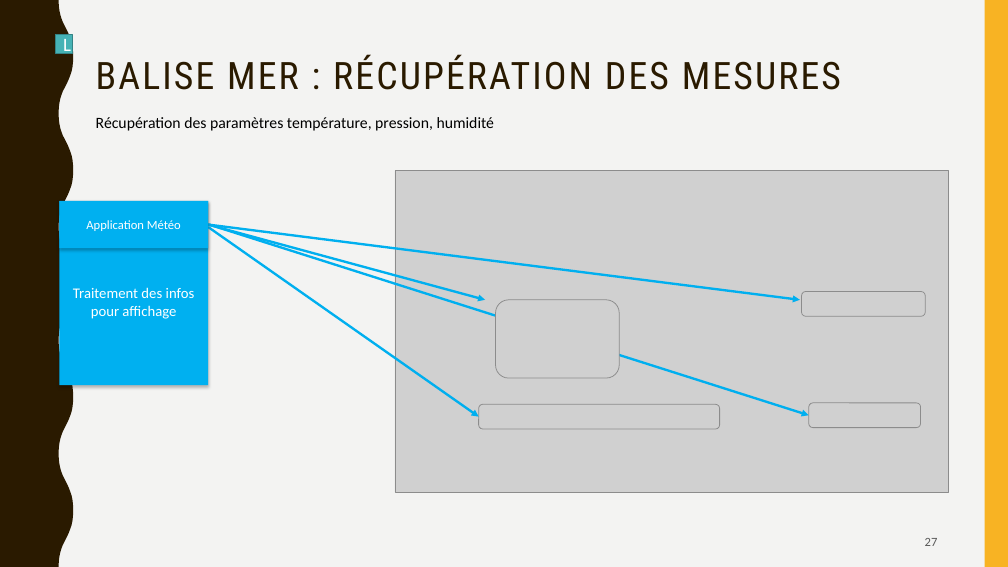
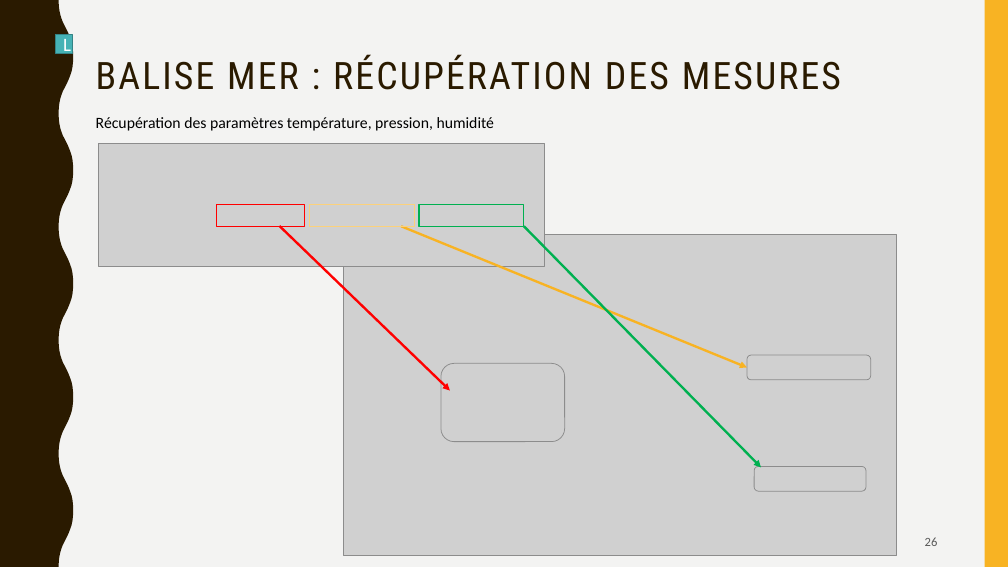
Before and after one commit to aiekick/ProjectStationMeteo, a slide deck: slide 26 of doc/StationMeteo_Soutenance_Stephane.pptx (slide 27 before the commit). Drawn at 1008x567 pixels with LibreOffice and Linux fonts; fonts in the diff are those of the drawing; grey boxes stand for pictures. Boxes give left, top, right and bottom in pixels: in the first picture for what was removed or moved away, otherwise in the second. Text is boxed around its words. In the diff, an @@ line names an element or a change of style, - is before the commit and + after.

```diff
--- a/doc/StationMeteo_Soutenance_Stephane.pptx
+++ b/doc/StationMeteo_Soutenance_Stephane.pptx
@@ picture added at [99, 144, 545, 267] @@
@@ rectangle removed at [59, 201, 208, 248] @@
-Application Météo
@@ rectangle removed at [60, 201, 209, 386] @@
-Traitement des infos pour affichage
@@ rectangle added at [216, 205, 305, 227], outline #FF0000 1 pt @@
@@ rectangle added at [309, 205, 414, 227], outline #FBD17B 1 pt @@
@@ rectangle added at [419, 205, 524, 227], outline #00B050 1 pt @@
@@ arrow removed from (208, 225) to (800, 300) @@
@@ arrow removed from (209, 225) to (809, 415) @@
@@ arrow moved from (208, 227) - (479, 417) to (280, 226) - (450, 391) @@
@@ arrow (280, 226) - (450, 391): stroke #00AFEF 2.25 pt to #FF0000 2.25 pt @@
@@ picture: place and size @@
-picture at [395, 171, 948, 492]
+picture at [343, 234, 897, 556]
@@ arrow moved from (208, 225) - (485, 300) to (402, 226) - (747, 368) @@
@@ arrow (402, 226) - (747, 368): stroke #00AFEF 2.25 pt to #F8B323 2.25 pt @@
@@ arrow added from (524, 226) to (761, 467), #00B050 2.25 pt @@
@@ 3 pictures: place and size @@
-3 pictures at [496, 292, 926, 428]
+3 pictures at [441, 355, 871, 492]
@@ picture removed at [479, 405, 720, 430] @@
@@ page number at [925, 537, 938, 546]: text changed @@
-27
+26
```
Also in this commit, not shown: 16 other slides changed, 2 slides added, 3 slides removed.
